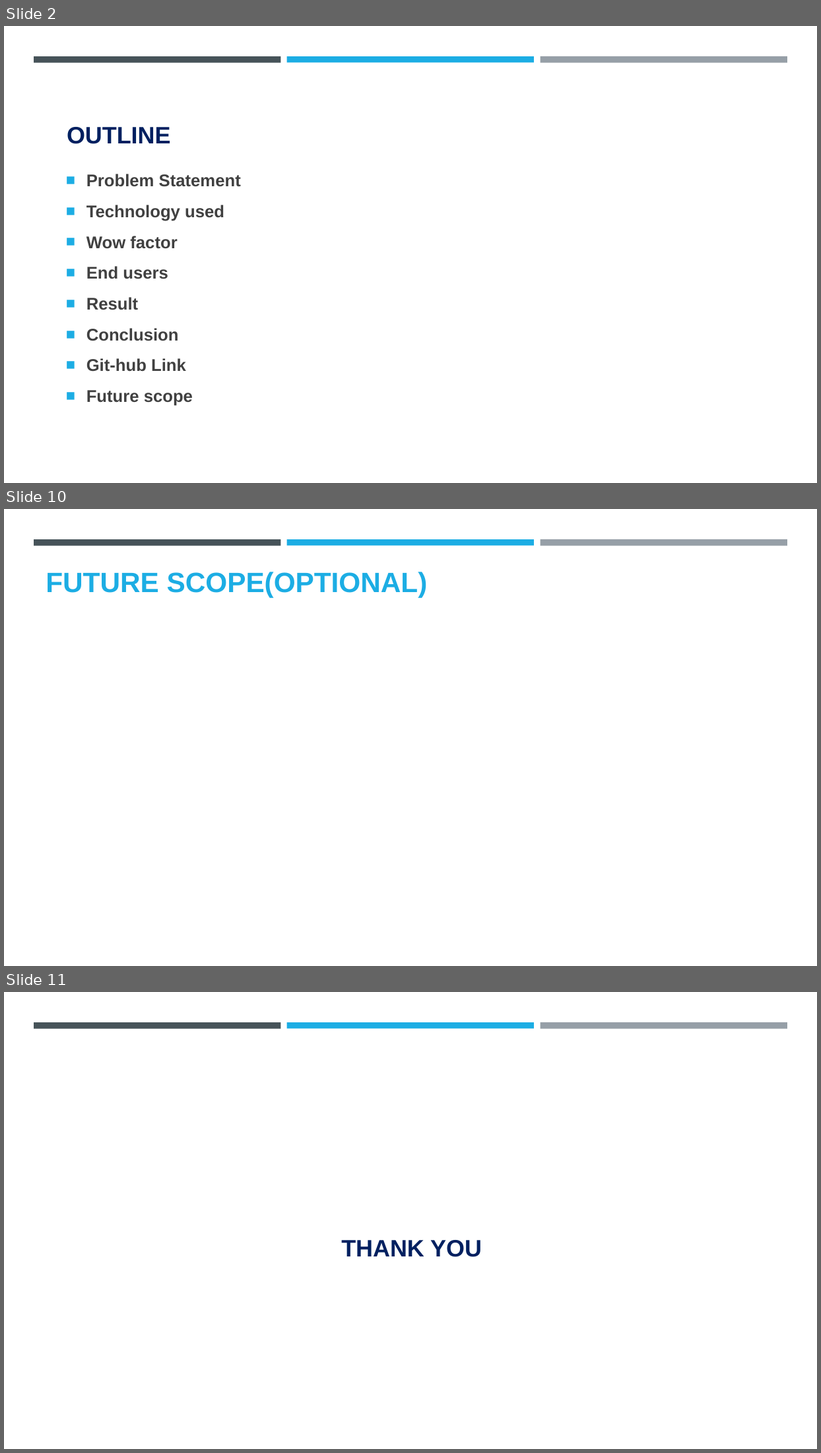
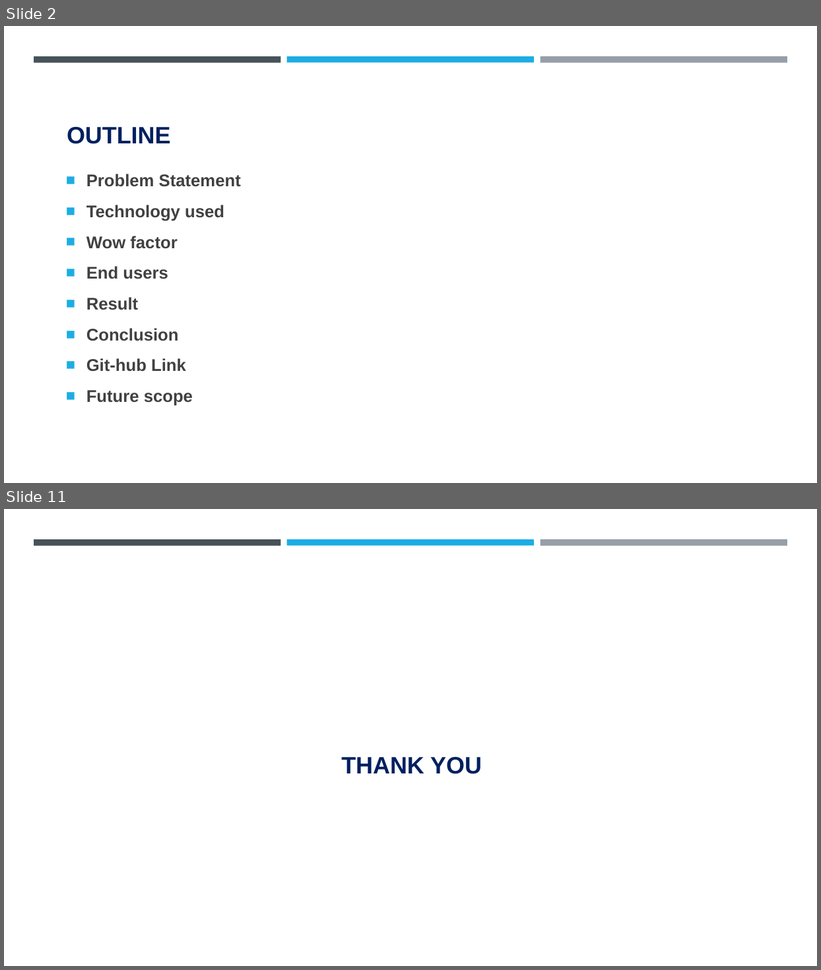
Before and after one commit to Akshay-S-Gupta/IBM-Cybersecurity-Internship, a slide deck: steganography_project.pptx. Shown one above the other, each under a label of ours: slides 2, 10 and 11 before the commit, slides 2 and 11 after it; the slides between them are not shown. The pictures are 821x1453 and 821x970 pixels, drawn with LibreOffice and Linux fonts; fonts in the diff are those of the drawing; background and template pictures are left out. Boxes give left, top, right and bottom in pixels: in the first picture for what was removed or moved away, otherwise in the second. Text is boxed around its words. In the diff, an @@ line names an element or a change of style, - is before the commit and + after.

```diff
--- a/steganography_project.pptx
+++ b/steganography_project.pptx
@@ slide 10 removed at [4,509,817,966], background #FFFFFF; not listed: 3 template elements that a slide beside it also shows @@
@@ text removed at [46,572,428,597] @@
-FUTURE SCOPE(OPTIONAL)
```
Also in this commit, not shown: 2 slides changed, 6 slides added, 5 other slides removed, 2 other files.
